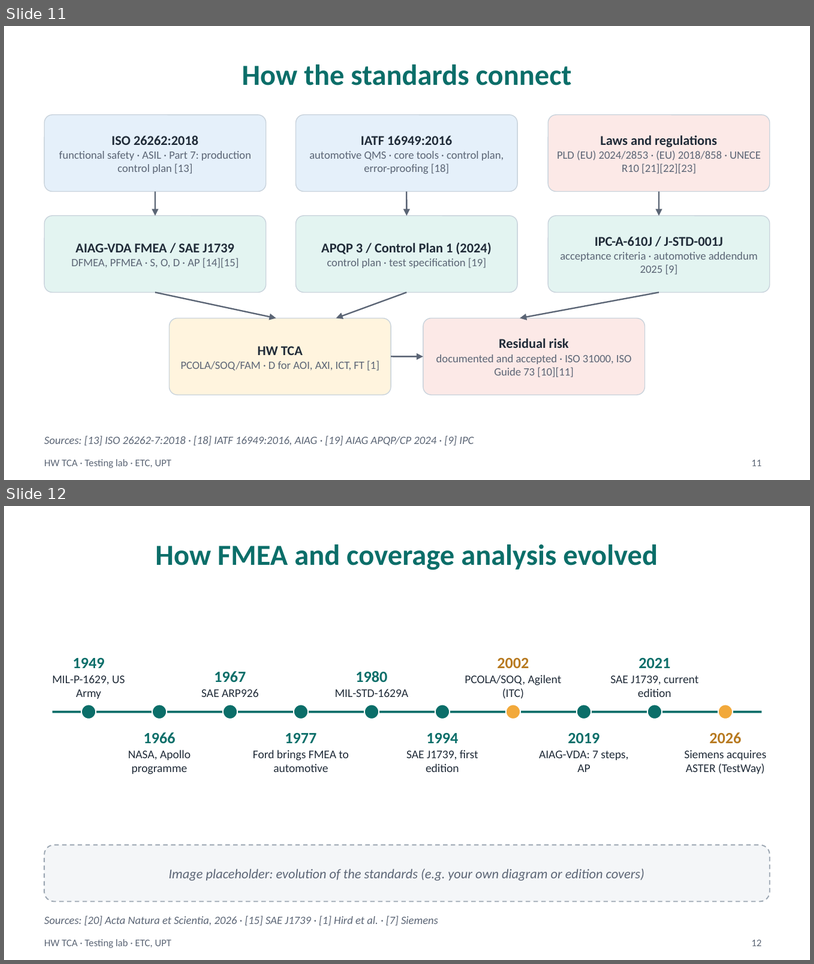
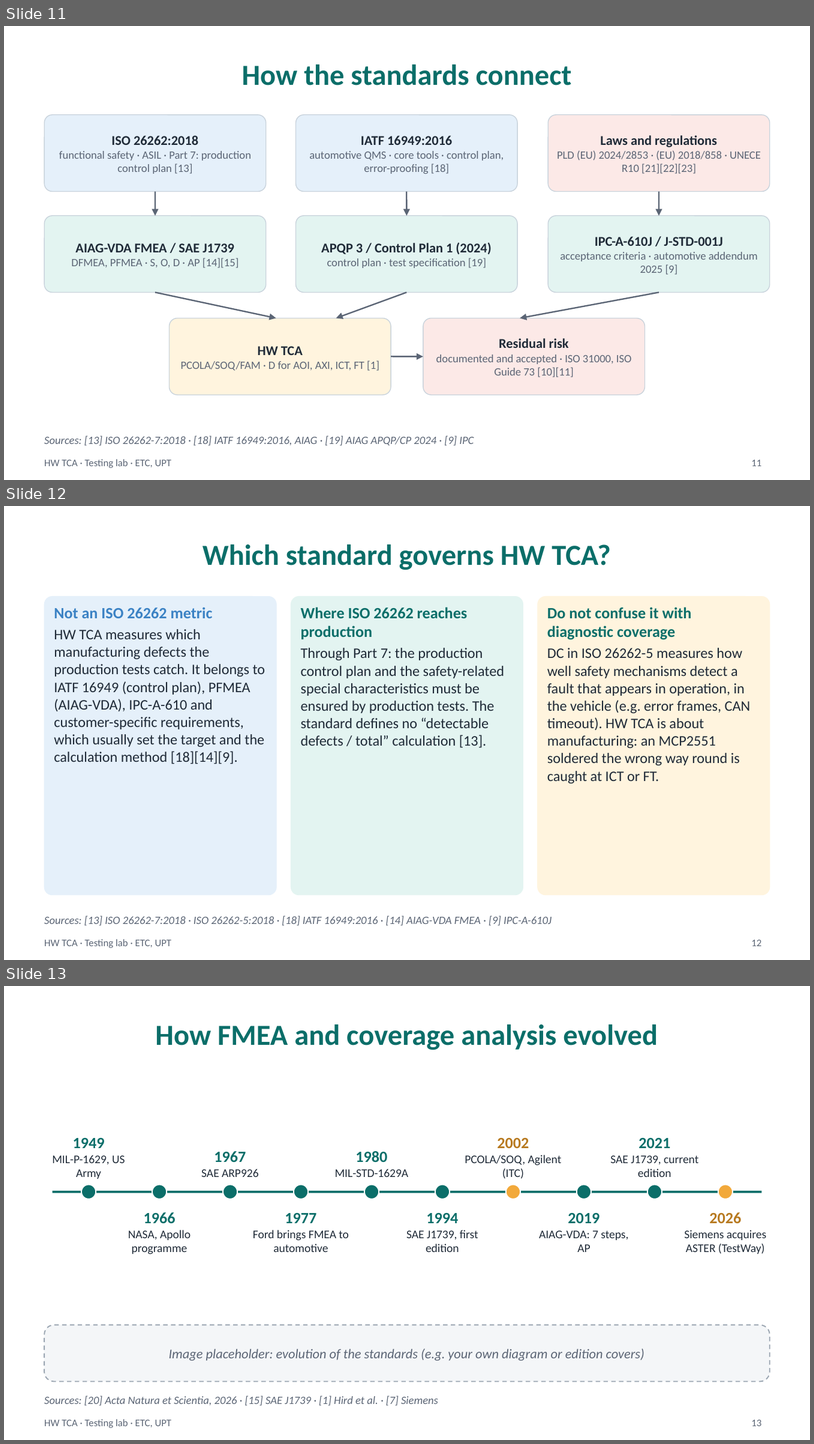
Before and after one commit to madalinatolontan1-ai/sw-tca-lab, a slide deck: materials/HW_TCA_lecture_EN.pptx. Shown one above the other, each under a label of ours: slides 11 and 12 before the commit, slides 11, 12 and 13 after it. The pictures are 814x964 and 814x1444 pixels, drawn with LibreOffice and Linux fonts; fonts in the diff are those of the drawing. Boxes give left, top, right and bottom in pixels: in the first picture for what was removed or moved away, otherwise in the second. Text is boxed around its words. In the diff, an @@ line names an element or a change of style, - is before the commit and + after.

```diff
--- a/materials/HW_TCA_lecture_EN.pptx
+++ b/materials/HW_TCA_lecture_EN.pptx
@@ slide 12 added at bbox=[4, 506, 810, 960], background #FFFFFF; not listed: 1 template element that a slide beside it also shows @@
@@ title added at bbox=[203, 544, 611, 570], 26 pt, text #0B6E69, bold @@
+Which standard governs HW TCA?
@@ rounded rectangle added at bbox=[44, 597, 276, 895], fill #E5F0FA, outline #E5F0FA 0.5 pt @@
@@ text added at bbox=[54, 607, 266, 764], 13 pt, text #1F2A37 @@
+Not an ISO 26262 metric
+HW TCA measures which manufacturing defects the production tests catch. It belongs to IATF 16949 (control plan), PFMEA (AIAG-VDA), IPC-A-610 and customer-specific requirements, which usually set the target and the calculation method [18][14][9].
@@ rounded rectangle added at bbox=[291, 597, 524, 895], fill #E3F4F1, outline #E3F4F1 0.5 pt @@
@@ text added at bbox=[301, 607, 504, 748], 13 pt, text #1F2A37 @@
+Where ISO 26262 reaches production
+Through Part 7: the production control plan and the safety-related special characteristics must be ensured by production tests. The standard defines no “detectable defects / total” calculation [13].
@@ rounded rectangle added at bbox=[538, 597, 770, 895], fill #FFF4DE, outline #FFF4DE 0.5 pt @@
@@ text added at bbox=[548, 607, 751, 783], 13 pt, text #1F2A37 @@
+Do not confuse it with diagnostic coverage
+DC in ISO 26262-5 measures how well safety mechanisms detect a fault that appears in operation, in the vehicle (e.g. error frames, CAN timeout). HW TCA is about manufacturing: an MCP2551 soldered the wrong way round is caught at ICT or FT.
@@ text added at bbox=[44, 915, 552, 925], 10 pt, text #5B6575, italic @@
+Sources: [13] ISO 26262-7:2018 · ISO 26262-5:2018 · [18] IATF 16949:2016 · [14] AIAG-VDA FMEA · [9] IPC-A-610J
@@ page number added at bbox=[752, 939, 762, 946], 9 pt, text #5B6575 @@
+12
@@ what was slide 12 is now slide 13 @@
@@ page number at bbox=[752, 1419, 762, 1426]: text changed @@
-12
+13
```
Also in this commit, not shown: 1 slide changed, 12 other files.
